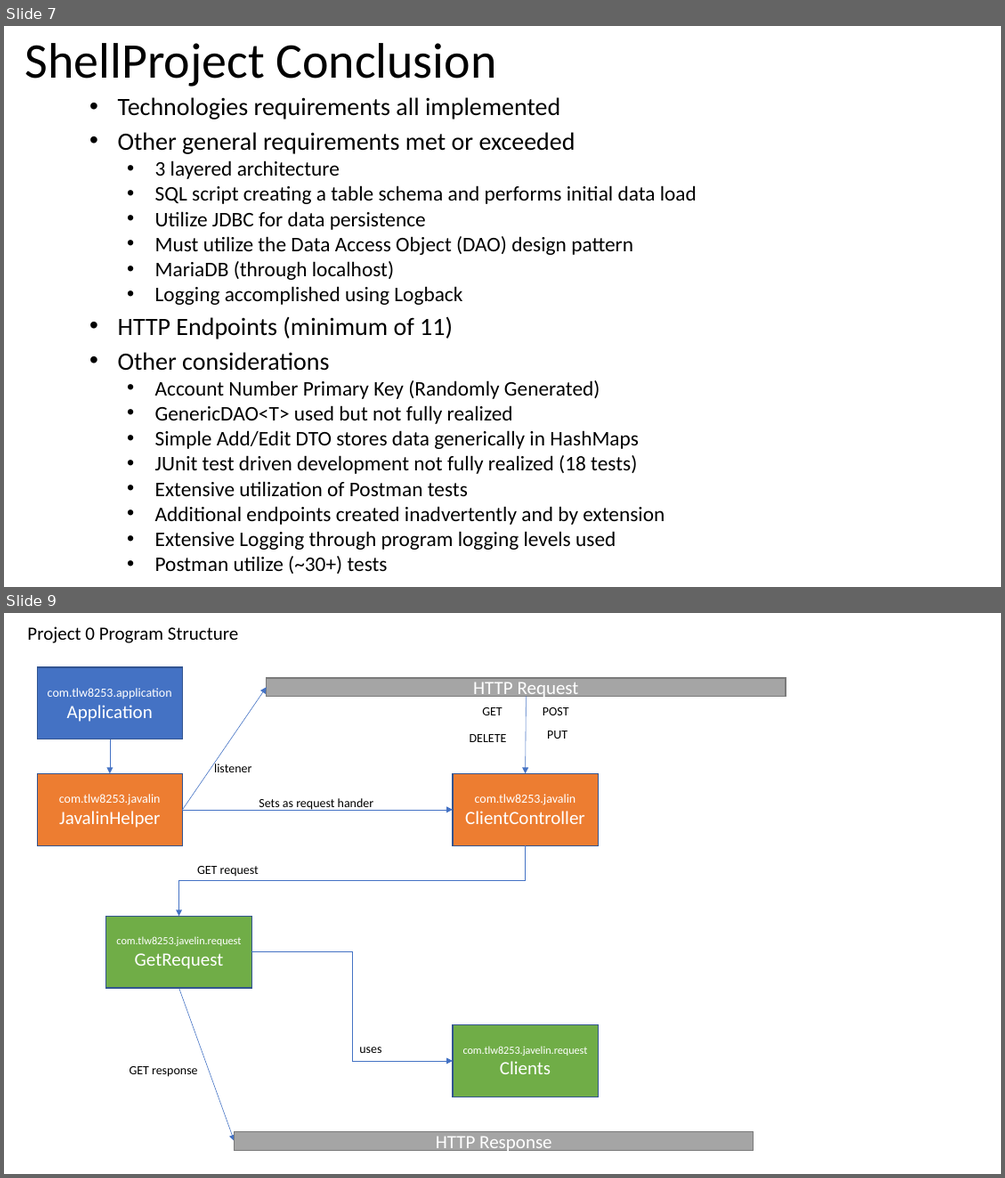
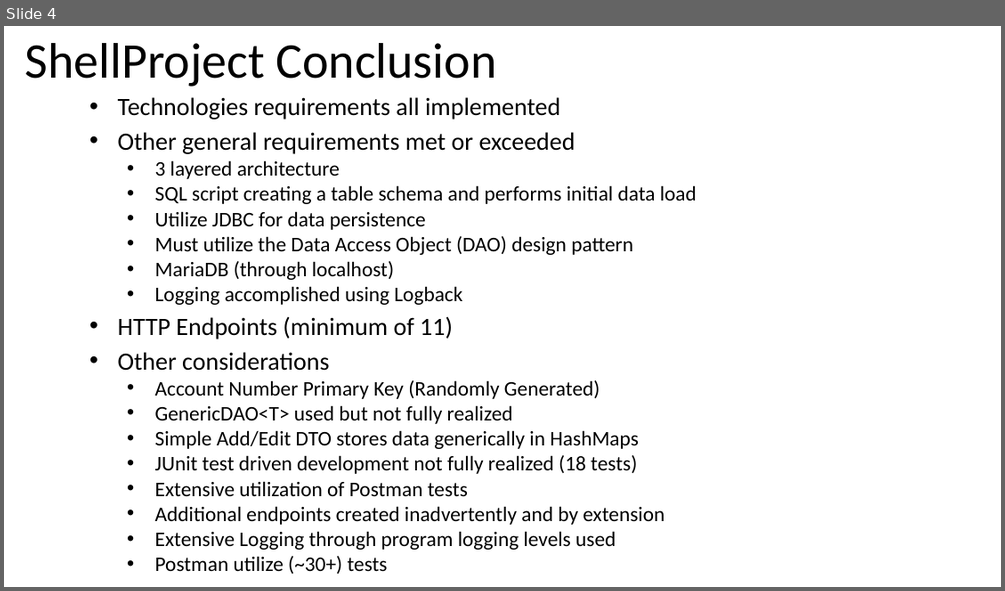
Before and after one commit to tlw8253/Expense-Reimbursement-System, a slide deck: docs/ERS.pptx. Shown one above the other, each under a label of ours: slides 7 and 9 before the commit, slide 4 after it; the slides between them are not shown. The pictures are 1005x1178 and 1005x591 pixels, drawn with LibreOffice and Linux fonts; fonts in the diff are those of the drawing. Boxes give left, top, right and bottom in pixels: in the first picture for what was removed or moved away, otherwise in the second. Text is boxed around its words. In the diff, an @@ line names an element or a change of style, - is before the commit and + after.

```diff
--- a/docs/ERS.pptx
+++ b/docs/ERS.pptx
@@ slide 9 removed at (4, 613, 1001, 1174), background #FFFFFF @@
@@ text removed at (27, 626, 238, 643) @@
-Project 0 Program Structure
@@ rectangle removed at (37, 667, 182, 739) @@
-com.tlw8253.application
-Application
@@ arrow removed from (183, 810) to (267, 687) @@
@@ rectangle removed at (267, 678, 785, 697) @@
-HTTP Request
@@ text removed at (482, 707, 502, 715) @@
-GET
@@ arrow removed from (526, 696) to (526, 774) @@
@@ text removed at (542, 707, 569, 715) @@
-POST
@@ arrow removed from (110, 739) to (110, 774) @@
@@ text removed at (469, 734, 507, 742) @@
-DELETE
@@ text removed at (547, 730, 567, 738) @@
-PUT
@@ text removed at (214, 762, 251, 772) @@
-listener
@@ rectangle removed at (37, 774, 182, 845) @@
-com.tlw8253.javalin
-JavalinHelper
@@ text removed at (259, 798, 374, 811) @@
-Sets as request hander
@@ rectangle removed at (453, 774, 598, 845) @@
-com.tlw8253.javalin
-ClientController
@@ arrow removed from (183, 810) to (453, 810) @@
@@ elbow arrow removed from (526, 845) to (179, 916) @@
@@ text removed at (197, 866, 259, 876) @@
-GET request
@@ rectangle removed at (106, 916, 251, 988) @@
-com.tlw8253.javelin.request
-GetRequest
@@ elbow arrow removed from (251, 952) to (453, 1061) @@
@@ arrow removed from (179, 988) to (235, 1141) @@
@@ rectangle removed at (453, 1025, 598, 1097) @@
-com.tlw8253.javelin.request
-Clients
@@ text removed at (129, 1066, 198, 1077) @@
-GET response
@@ text removed at (359, 1046, 381, 1053) @@
-uses
@@ rectangle removed at (235, 1132, 753, 1151) @@
-HTTP Response
@@ what was slide 7 is now slide 4 @@
```
Also in this commit, not shown: 1 slide changed, 6 other slides removed, 10 other files.
